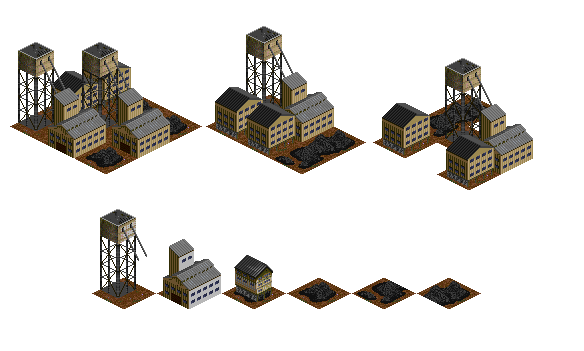
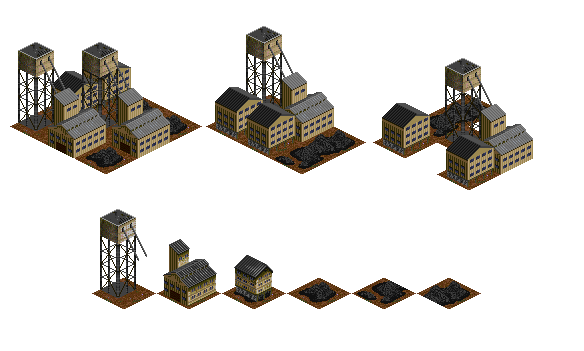
The second 584 x 351 image is a revision of the first. Changes to its layers:
removed layer "Layer 3" over [163, 239, 272, 309]
added layer "Layer 4" above "Layer 4 copy" over [163, 239, 217, 306]
added layer "Layer 4 copy" above "Background" over [163, 239, 272, 309]
painted on "Background" over [163, 239, 221, 309]
